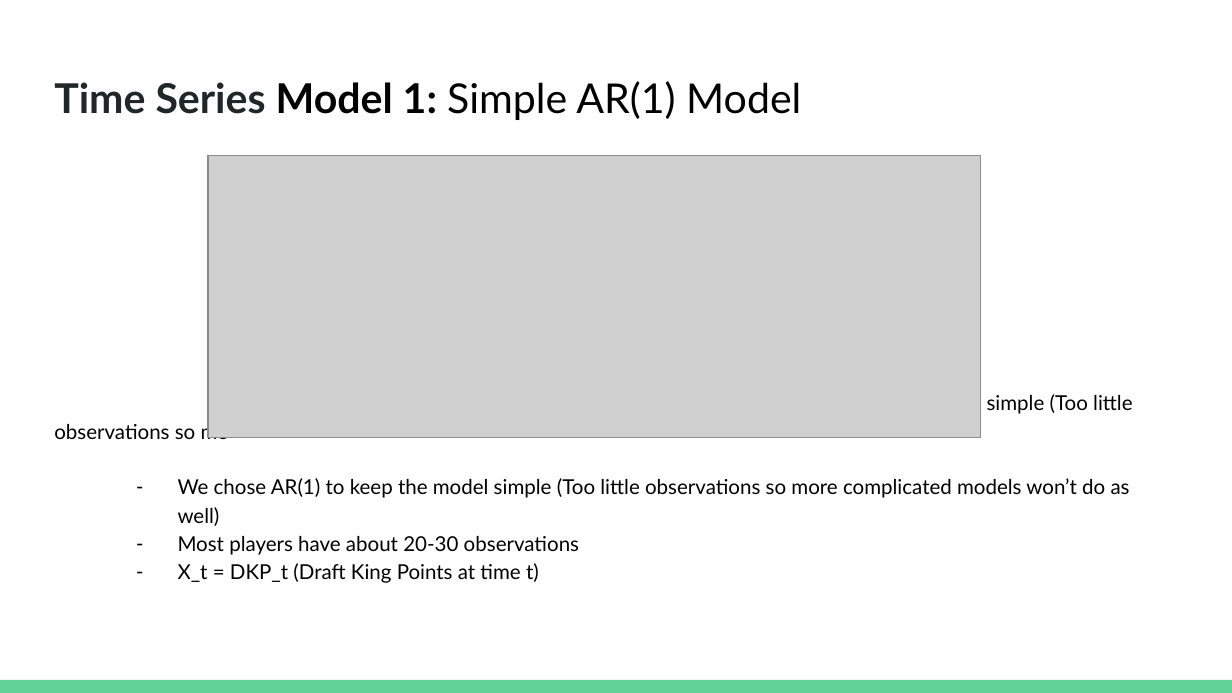
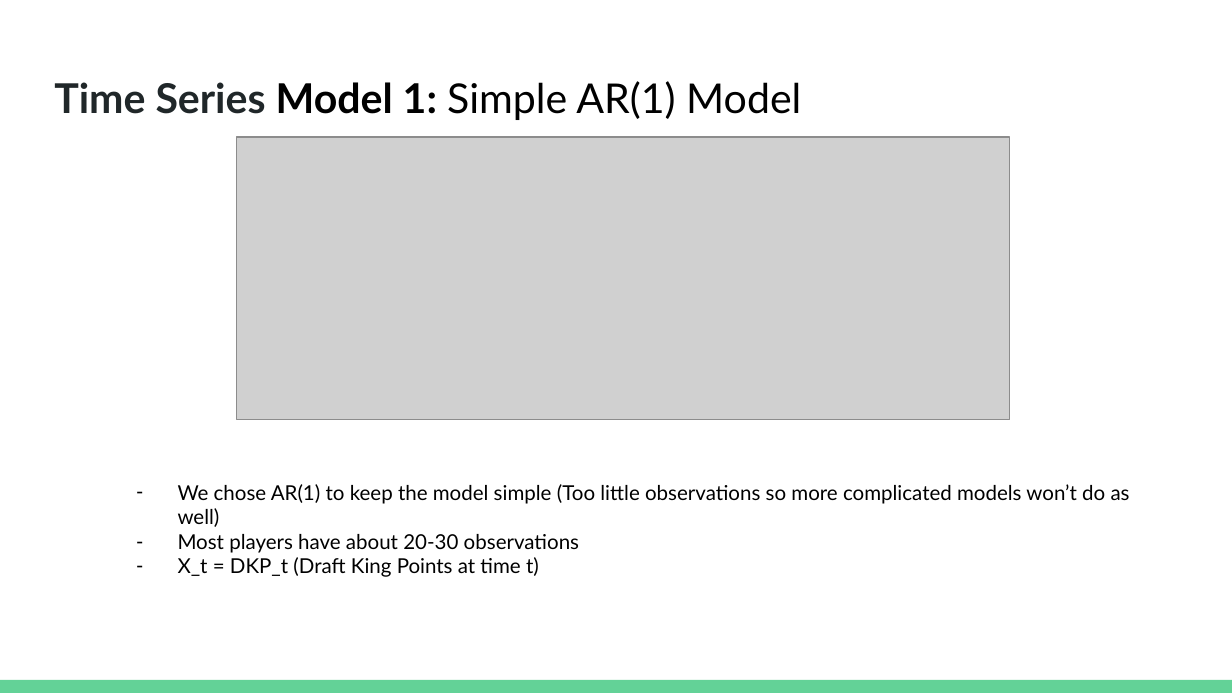
Before and after one commit to nycdatasci/bootcamp008_project, a slide deck: slide 13 of Project4-Capstone/DK/Capstone Presentation.pptx. Drawn at 1232x693 pixels with LibreOffice and Linux fonts; fonts in the diff are those of the drawing; grey boxes stand for pictures. Boxes give left, top, right and bottom in pixels: in the first picture for what was removed or moved away, otherwise in the second. Text is boxed around its words. In the diff, an @@ line names an element or a change of style, - is before the commit and + after.

```diff
--- a/Project4-Capstone/DK/Capstone Presentation.pptx
+++ b/Project4-Capstone/DK/Capstone Presentation.pptx
@@ picture: place and size @@
-picture at (208,155,981,437)
+picture at (237,137,1009,419)
@@ text "We chose AR(1) to keep ..." at (178,484,1130,577): line spacing 1.15 to 1 @@
@@ text at (54,393,1132,444): paragraph removed @@
-We chose AR(1) to keep the model simple (Too little observations so mo
```
Also in this commit, not shown: 11 other slides changed, 2 other files.
